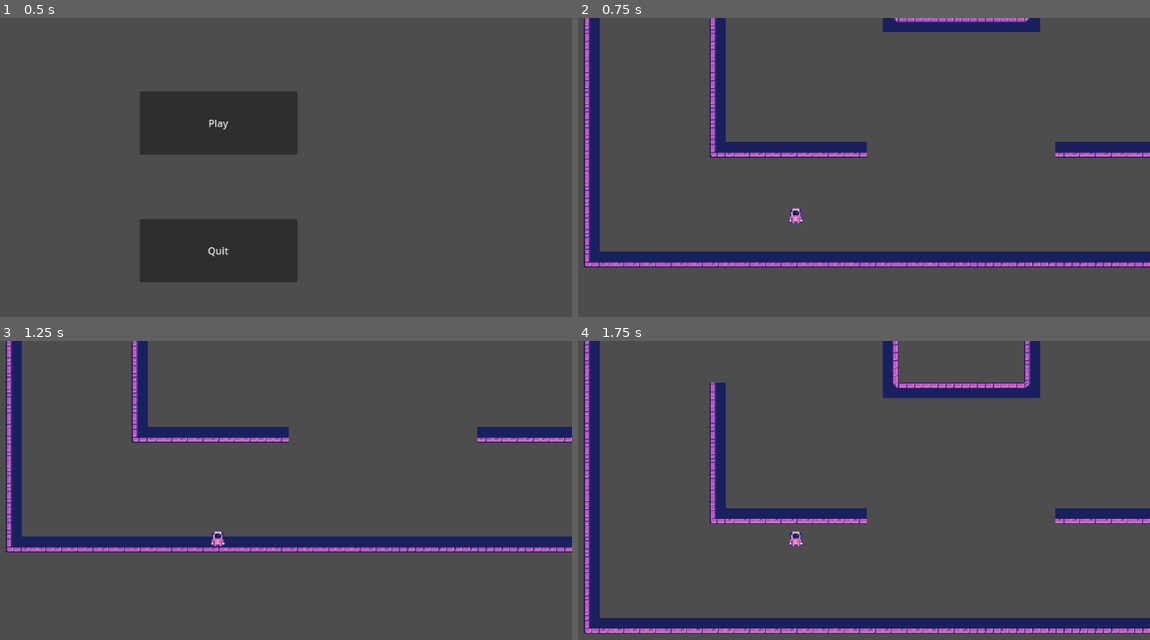
Above: before the commit, frames 1-4 (two rows, left to right).
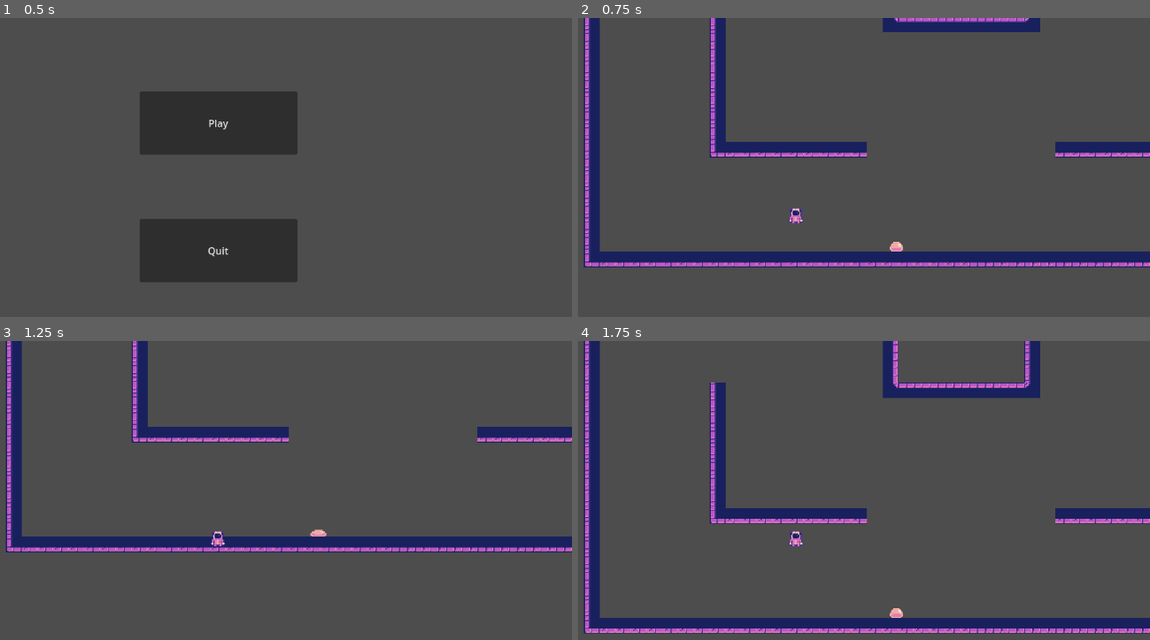
Above: after the commit, the same moments.

Repository: eeroleppalehto/Gravitas
Game: Godot game, scene res://scenes/Main.tscn
The game is run twice, just before and just after one commit, with the same random seed, the same clock (stepped at 60 frames per second) and the same inputs.
Inputs:
- Up to frame 1 (0.5 s): no input
- Up to frame 2 (0.75 s): click "Play" at 0.5 s
- Up to frame 3 (1.25 s): no input
- Up to frame 4 (1.75 s): tap Enter (ui_accept) at 1.25, 1.52 s; hold Right (ui_right) from 1.28 s (still down)

Frame 1 is identical in both runs. In frame 2, less than 0.1% of the frame differs, in the area x 54-57%, y 74-79%; in frame 3, less than 0.1%; in frame 4, less than 0.1%.

Commit message:
Updates to player and world scenes

Diff:
--- a/gravitas/scenes/world.tscn
+++ b/gravitas/scenes/world.tscn
@@ -1,8 +1,9 @@
-[gd_scene load_steps=6 format=4 uid="uid://c61ka7j4yhsci"]
+[gd_scene load_steps=7 format=4 uid="uid://c61ka7j4yhsci"]
 
 [ext_resource type="Script" path="res://scenes/world.gd" id="1_2egk3"]
 [ext_resource type="PackedScene" uid="uid://cat83wdqdyhlq" path="res://scenes/player.tscn" id="1_cd85j"]
-[ext_resource type="Texture2D" uid="uid://c547wu458nbhf" path="res://Assets/Gravitas_assets/CosmicLilac_Tiles.png" id="2_vg6r5"]
+[ext_resource type="Texture2D" uid="uid://tdqtu2i0jasr" path="res://Assets/Gravitas_assets/CosmicLilac_Tiles.png" id="2_vg6r5"]
+[ext_resource type="PackedScene" uid="uid://bj7k0o5hikuaa" path="res://scenes/collectableItems.tscn" id="4_p1tw5"]
 
 [sub_resource type="TileSetAtlasSource" id="TileSetAtlasSource_dpgvs"]
 texture = ExtResource("2_vg6r5")
@@ -142,3 +143,9 @@
 position = Vector2(-168, 256)
 
 [node name="Player" parent="player" instance=ExtResource("1_cd85j")]
+
+[node name="Node2D" type="Node2D" parent="."]
+position = Vector2(-168, 256)
+
+[node name="collectable" parent="Node2D" instance=ExtResource("4_p1tw5")]
+position = Vector2(102, 40)
Not shown: 1 places in gravitas/scenes/player.tscn that only renumber resources
